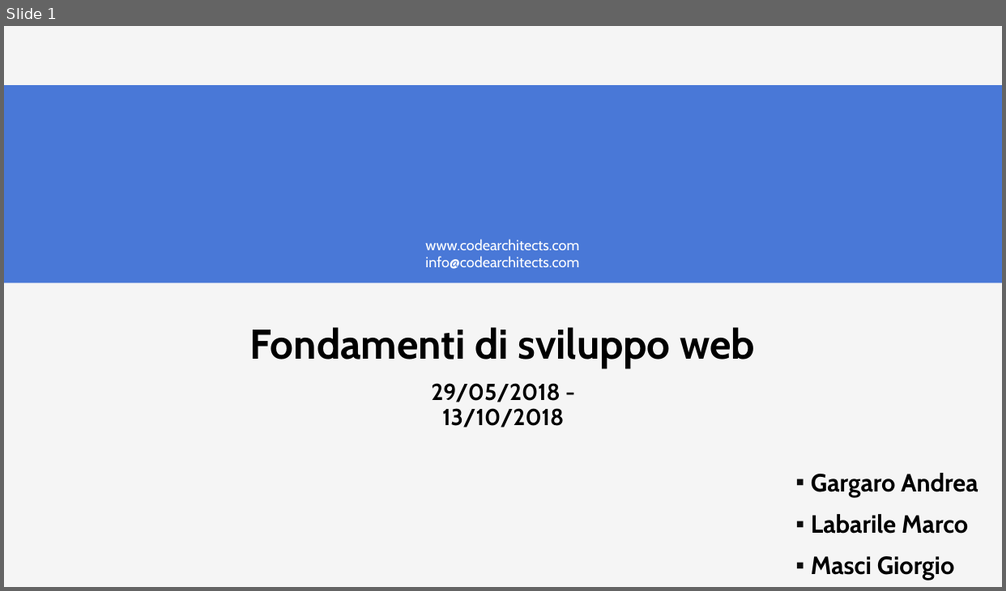
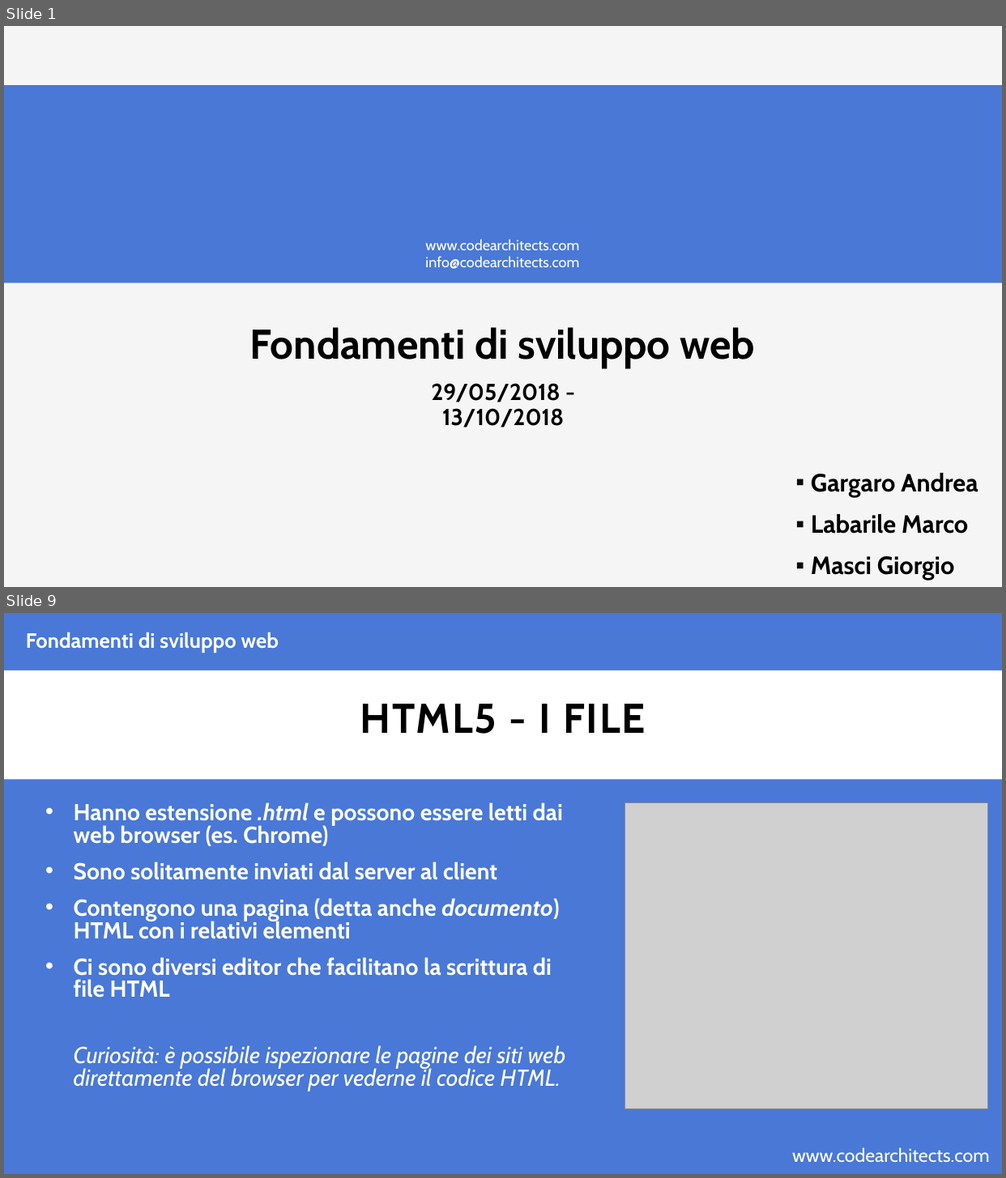
Before and after one commit to CodeArchitectsTraining/fondamenti-sviluppo-web-29052018, a slide deck: slides/html.pptx. Shown one above the other, each under a label of ours: slide 1 before the commit, slides 1 and 9 after it; the slides between them are not shown. The pictures are 1006x591 and 1006x1178 pixels, drawn with LibreOffice and Linux fonts; fonts in the diff are those of the drawing; grey boxes stand for pictures; background and template pictures are left out. Boxes give left, top, right and bottom in pixels: in the first picture for what was removed or moved away, otherwise in the second. Text is boxed around its words. In the diff, an @@ line names an element or a change of style, - is before the commit and + after.

Commit message:
adding html slides

```diff
--- a/slides/html.pptx
+++ b/slides/html.pptx
@@ slide 9 added at (4,613,1002,1174), background #4978D7 @@
@@ text added at (26,632,279,652), 20 pt, text #FFFFFF, bold @@
+Fondamenti di sviluppo web
@@ rectangle added at (4,671,1002,780), fill #FFFFFF @@
@@ title added at (360,704,646,734), 40 pt, text #000000, bold @@
+HTML5 - I FILE
@@ text added at (74,803,566,1092), 22.2 pt, text #FFFFFF, bold @@
+• Hanno estensione .html e possono essere letti dai web browser (es. Chrome)
+• Sono solitamente inviati dal server al client
+• Contengono una pagina (detta anche documento) HTML con i relativi elementi
+• Ci sono diversi editor che facilitano la scrittura di file HTML
+  Curiosità: è possibile ispezionare le pagine dei siti web direttamente del browser per vederne il codice HTML.
@@ picture added at (624,803,987,1110) @@
@@ text added at (792,1148,990,1163), 18 pt, text #FFFFFF @@
+www.codearchitects.com
```
Also in this commit, not shown: 4 slides changed, 26 other slides added, 1 slide removed, 2 other files.
